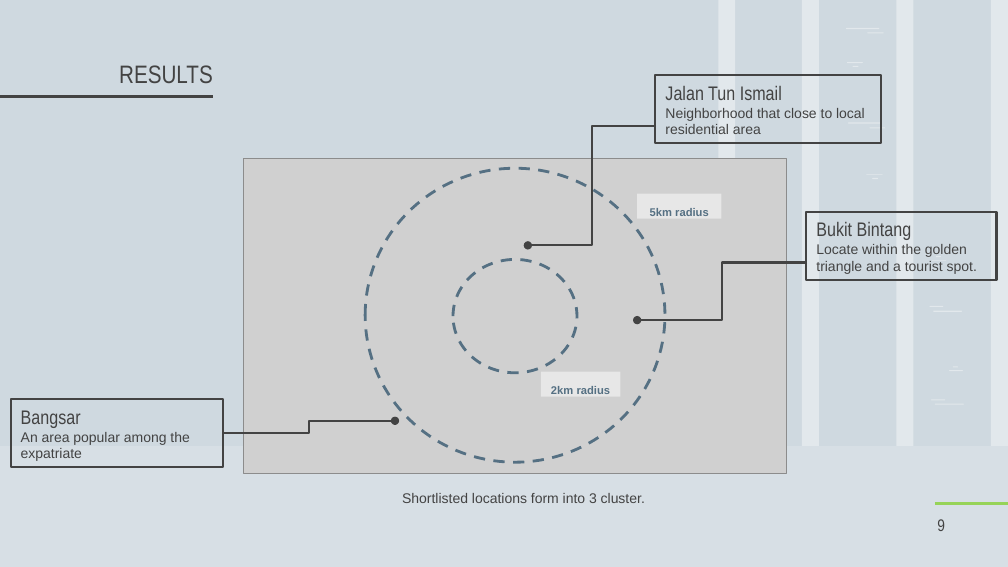
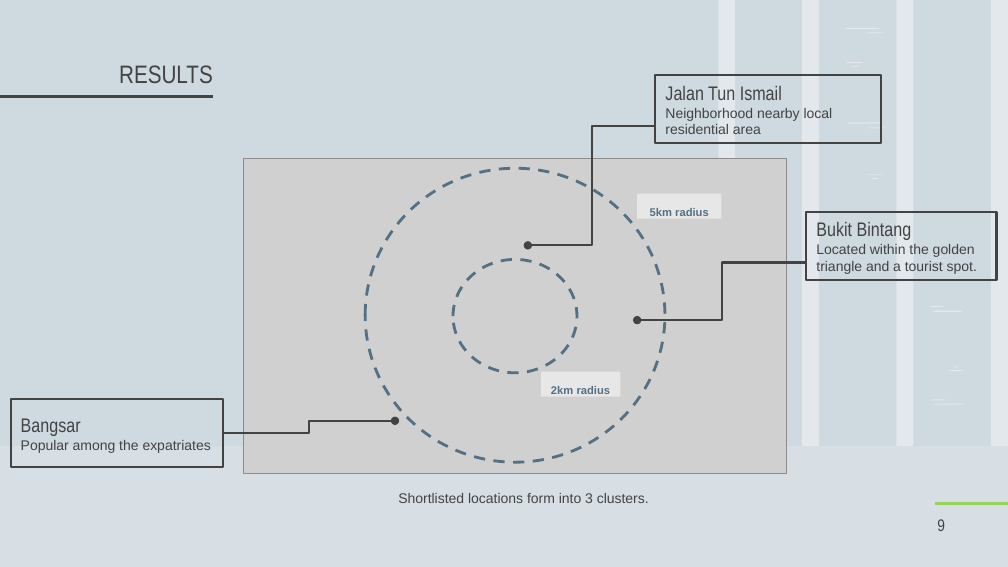
Before and after one commit to shilingt/Coursera_Capstone, a slide deck: slide 9 of Dental Clinic Location Selection.pptx. Drawn at 1008x567 pixels with LibreOffice and Linux fonts; fonts in the diff are those of the drawing; grey boxes stand for pictures. Boxes give left, top, right and bottom in pixels: in the first picture for what was removed or moved away, otherwise in the second. Text is boxed around its words. In the diff, an @@ line names an element or a change of style, - is before the commit and + after.

```diff
--- a/Dental Clinic Location Selection.pptx
+++ b/Dental Clinic Location Selection.pptx
@@ text in rectangle at <box>665,108,833,134</box>: text changed @@
-Neighborhood that close to local residential area
+Neighborhood nearby local residential area
@@ text in rectangle at <box>816,244,977,274</box>: text changed @@
-Locate within the golden triangle and a tourist spot.
+Located within the golden triangle and a tourist spot.
@@ text in rectangle at <box>21,440,211,453</box>: text changed @@
-An area popular among the expatriate
+Popular among the expatriates
@@ text at <box>398,493,649,503</box>: text changed @@
-Shortlisted locations form into 3 cluster.
+Shortlisted locations form into 3 clusters.
```
Also in this commit, not shown: 8 other slides changed, 2 other files.
